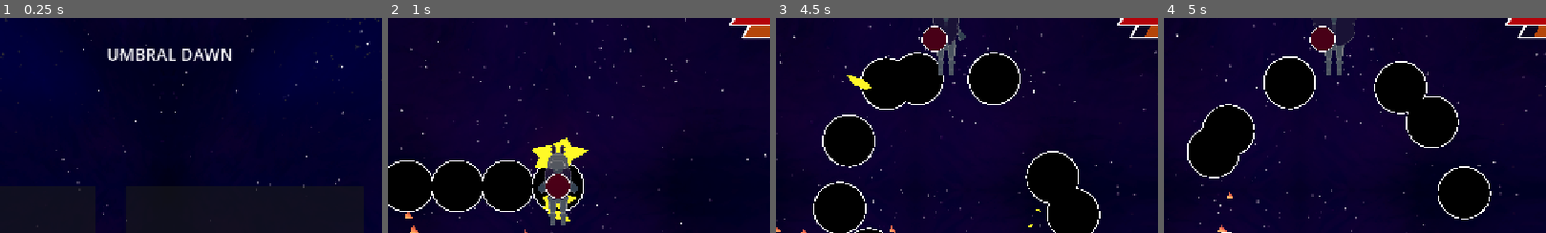
Above: before the commit, frames 1-4 (left to right).
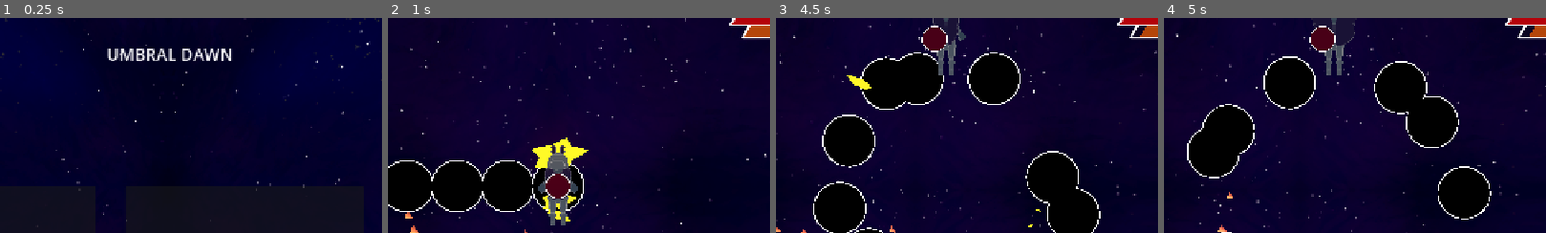
Above: after the commit, the same moments.

Repository: thomaskareka/csce552-3d
Game: Godot game, scene res://scenes/MainMenu.tscn
Two runs of this game, one before a commit and one after it. Both use one fixed random seed, a clock stepped at 60 frames per second and the inputs below.
Inputs (mouse positions are % of the whole screen's width and height, from its top left):
- Up to frame 1 (0.25 s): no input
- Up to frame 2 (1 s): click "PLAY" at 0.5 s
- Up to frame 3 (4.5 s): move the mouse to (55, 50) at 1.27 s; press the mouse at (55, 50) at 1.28 s; hold W (move_up) from 1.28 s (still down); move the mouse to (45, 50) at 2.02 s; release the mouse at (45, 50) at 2.03 s; right-click (45, 50) at 2.1 s; move the mouse to (52, 48) at 2.77 s; press the mouse at (52, 48) at 2.78 s; move the mouse to (49, 52) at 3.52 s; release the mouse at (49, 52) at 3.53 s; right-click (49, 52) at 3.6 s; move the mouse to (57, 51) at 4.27 s; press the mouse at (57, 51) at 4.28 s
- Up to frame 4 (5 s): keep holding W (move_up)
The pictures show only the part of the screen within x 28-78%, y 11-61%; the shares and areas given below are measured in that part.

Frames 1-2 are identical in both runs. In frame 3, less than 0.1% of the frame differs, in the area x 95-98%, y 3-9%; in frame 4, less than 0.1%.

Commit message:
final changes for 1.0

Diff:
--- a/components/ai/enemy_ai.gd
+++ b/components/ai/enemy_ai.gd
@@ -8,7 +8,8 @@
 var player_bounds: AABB
 var boss_bounds: AABB
 
-var last_state = ""
+var last_state := ""
+var last_attack_state := ""
 var phase = 1
 
 var camera: Camera3D #used for warping back if off screen
@@ -57,6 +58,9 @@
 	for key in states.keys():
 		if not key.begins_with(desired_prefix): continue
 
+		if last_attack_state == key:
+			continue
+
 		var state: StateRequirement = states[key]
 		if state.scene == null:
 			continue
@@ -81,3 +85,5 @@
 
 func update_tracked_data(state: String) -> void:
 	last_state = state
+	if last_state.begins_with("a_"):
+		last_attack_state = last_state
--- a/components/ai/states/attacks/snake_path/SnakePath.tscn
+++ b/components/ai/states/attacks/snake_path/SnakePath.tscn
@@ -11,6 +11,7 @@
 
 [node name="SnakePath" type="Node3D"]
 script = ExtResource("1_qdqn0")
+state_length = 15.0
 
 [node name="Path3D" type="Path3D" parent="."]
 curve = SubResource("Curve3D_qxu6c")
--- a/objects/Player.tscn
+++ b/objects/Player.tscn
@@ -100,7 +100,14 @@
 [sub_resource type="BoxShape3D" id="BoxShape3D_sderm"]
 size = Vector3(2, 0.25, 2)
 
+[sub_resource type="StandardMaterial3D" id="StandardMaterial3D_4tme0"]
+albedo_color = Color(1, 1, 0, 1)
+emission_enabled = true
+emission = Color(1, 0, 0, 1)
+emission_energy_multiplier = 12.15
+
 [sub_resource type="BoxMesh" id="BoxMesh_reqkl"]
+material = SubResource("StandardMaterial3D_4tme0")
 size = Vector3(2, 0.25, 2)
 
 [sub_resource type="Resource" id="Resource_sderm"]
@@ -112,8 +119,7 @@
 mesh = SubResource("BoxMesh_reqkl")
 hitbox = SubResource("BoxShape3D_sderm")
 movement_script = SubResource("Resource_sderm")
-speed = 15.0
-damage = 20
+damage = 60
 lifetime = 10.0
 metadata/_custom_type_script = "uid://ds16n8tolty8e"
 
--- a/objects/boss01/Boss01.tscn
+++ b/objects/boss01/Boss01.tscn
@@ -90,7 +90,7 @@
 start_state = "i_circle"
 
 [node name="HealthSystem" parent="." instance=ExtResource("13_457ov")]
-max_health = 500
+max_health = 750
 entity_type = 1
 
 [node name="StateMachine" parent="." instance=ExtResource("2_nnc8w")]
Not shown, changed: assets/mus/beatroot_menu.mp3.import
Not shown: 1 places in objects/Player.tscn that only renumber resources
Not shown, changed: assets/mus/beatroot_gameplay.mp3
